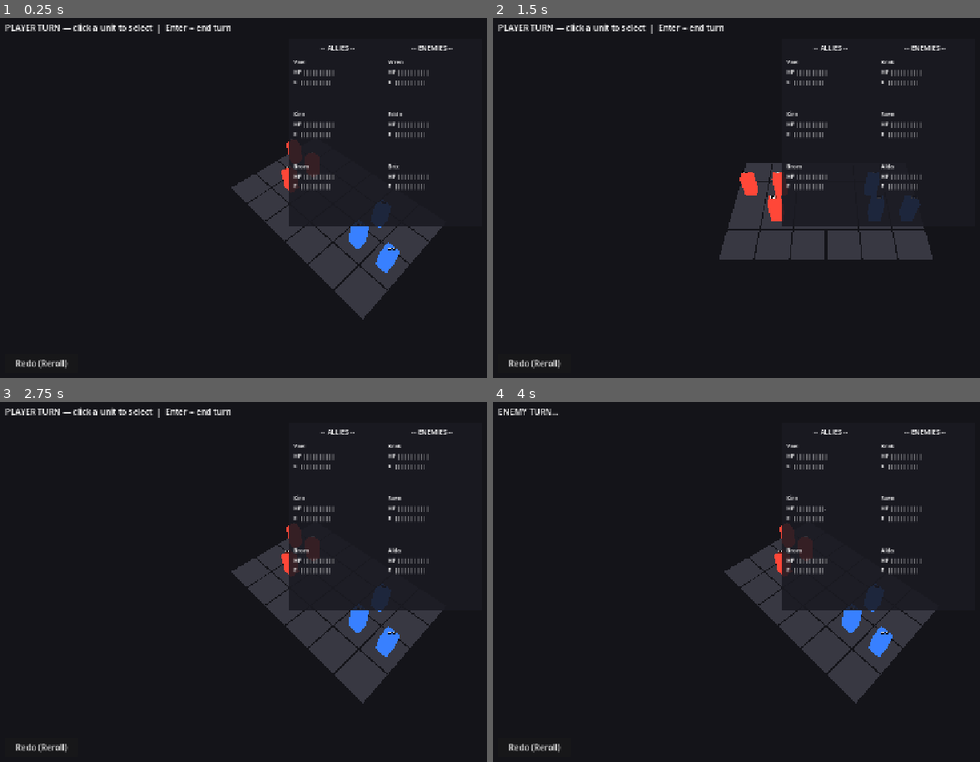
Above: before the commit, frames 1-4 (two rows, left to right).
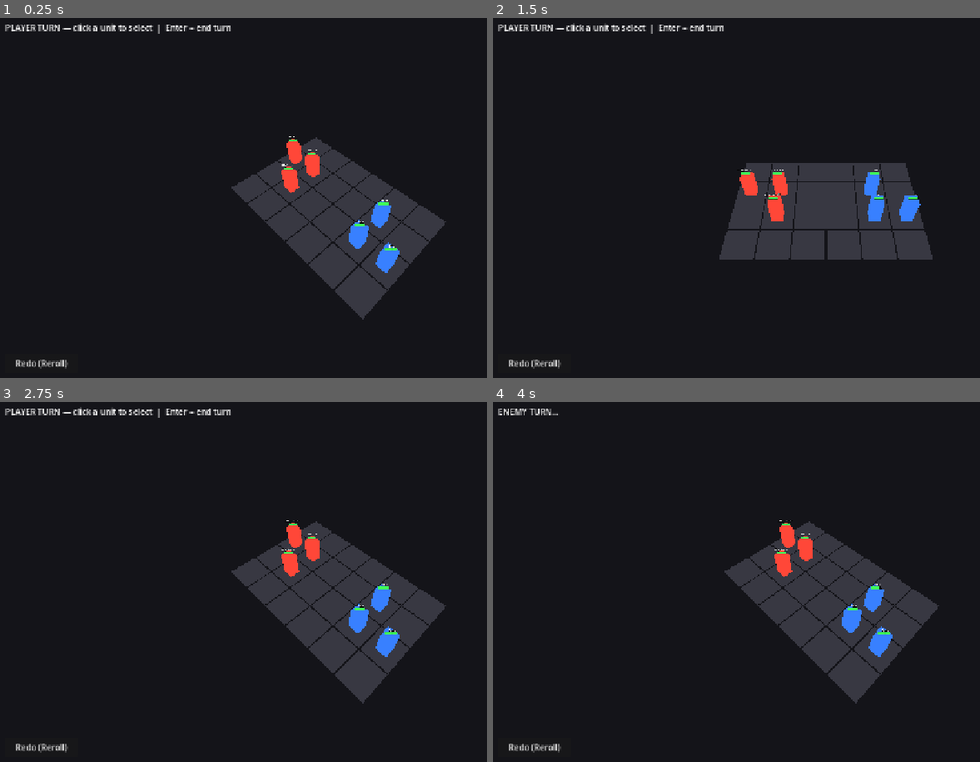
Above: after the commit, the same moments.

Repository: caleb-the-dev/RogueFinder
Game: Godot game, scene res://main.tscn
Two runs of this game, one before a commit and one after it. Both use one fixed random seed, a clock stepped at 60 frames per second and the inputs below.
Inputs (mouse positions are in pixels of both pictures, inside the frame that each line leads up to):
- Up to frame 1 (0.25 s): no input
- Up to frame 2 (1.5 s): click "Redo (Reroll)" at 0.5 s; tap A at 1.25 s; move the mouse to (970, 183) at 1.27 s; tap Q at 1.35 s; click (970, 183) at 1.42 s
- Up to frame 3 (2.75 s): tap Space at 1.52, 2.27 s; tap A at 2 s; move the mouse to (199, 607) at 2.02 s; hold A from 2.03 s (still down); tap E at 2.1 s
- Up to frame 4 (4 s): move the mouse to (892, 506) at 2.77 s; release A at 2.78 s; tap M at 2.85 s; tap A at 3.5 s; move the mouse to (794, 661) at 3.52 s; tap Enter at 3.6 s; click (794, 661) at 3.67 s; tap Space at 3.77 s

The runs differ from the first frame. In frame 1, 5.4% of the frame differs, in the area x 57-93%, y 7-65%; in frame 2, 5.3%; in frame 3, 5.4%; in frame 4, 5.4%.

Commit message:
Apply playtest feedback: RogueFinder archetype, HP bars, diagonal movement, HUD removal
- ArchetypeLibrary: rename player_custom → RogueFinder; enemies get empty
  character_name (archetype displayed above head by Unit3D); player allies
  auto-named from flavor pool (is_player=true with no explicit name)
- Unit3D: add floating HP bar (color-coded green/yellow/red, 8-block bar);
  display archetype label above head when character_name is empty
- Grid3D: diagonal movement costs 1.5 instead of 1.0 (formula:
  max(dx,dy) + min(dx,dy)*0.5); straight speed unchanged
- CombatManager3D: remove HUD (StatPanel replaces it); player slot 0 is
  RogueFinder PC, slots 1-2 are random allied archetypes auto-named
- StatPanel: move panel position up (y=44 → y=8); show archetype in header
  when character_name is empty
- Tests: update auto-name tests to reflect new enemy (empty) vs ally (pooled)
  naming behavior

Co-Authored-By: Claude Sonnet 4.6 <noreply@anthropic.com>

Diff:
--- a/rogue-finder/resources/CombatantData.gd
+++ b/rogue-finder/resources/CombatantData.gd
@@ -16,7 +16,7 @@
 
 @export var character_name: String  = "Unit"
 ## Key into ArchetypeLibrary.ARCHETYPES. Determines allowed class, backgrounds,
-## artwork, and attribute ranges. "player_custom" is reserved for the player character.
+## artwork, and attribute ranges. "RogueFinder" is reserved for the player character.
 @export var archetype_id: String    = "generic"
 @export var is_player_unit: bool    = false
 
--- a/rogue-finder/scripts/combat/CombatManager3D.gd
+++ b/rogue-finder/scripts/combat/CombatManager3D.gd
@@ -26,7 +26,6 @@
 var _grid: Grid3D                 = null
 var _camera_rig: CameraController = null
 var _qte_bar: QTEBar              = null
-var _hud: HUD                     = null
 var _stat_panel: StatPanel        = null
 var _status_label: Label          = null
 
@@ -38,7 +37,6 @@
 	_setup_grid()
 	_setup_units()
 	_setup_ui()
-	_refresh_hud()
 	_update_status()
 
 func _setup_environment() -> void:
@@ -68,38 +66,44 @@
 func _setup_units() -> void:
 	var unit_scene: PackedScene = preload("res://scenes/combat/Unit3D.tscn")
 
-	# --- Player units ---
-	# Named characters with archetype "player_custom"; attributes randomized within wide ranges.
-	var player_defs: Array = [
-		{ "name": "Vael", "pos": Vector2i(1, 1) },
-		{ "name": "Kira", "pos": Vector2i(1, 2) },
-		{ "name": "Brom", "pos": Vector2i(0, 1) },
-	]
-	for def in player_defs:
-		var cd: CombatantData = ArchetypeLibrary.create("player_custom", def["name"], true)
+	# --- Player unit 0: The RogueFinder (PC) ---
+	# Always uses the "RogueFinder" archetype with a fixed name. One per party.
+	var pc_cd: CombatantData = ArchetypeLibrary.create("RogueFinder", "Vael", true)
+	var pc: Unit3D = unit_scene.instantiate()
+	add_child(pc)
+	pc.setup(pc_cd, Vector2i(1, 1))
+	pc.global_position = _grid.grid_to_world(Vector2i(1, 1))
+	_grid.set_occupied(Vector2i(1, 1), pc)
+	pc.unit_died.connect(_on_unit_died)
+	_player_units.append(pc)
+
+	# --- Player units 1-2: Allies (random archetype, auto-named from flavor pool) ---
+	var ally_archetypes: Array[String] = ["archer_bandit", "grunt", "alchemist", "elite_guard"]
+	var ally_positions: Array[Vector2i] = [Vector2i(1, 2), Vector2i(0, 1)]
+	for pos in ally_positions:
+		var arch: String = ally_archetypes[randi() % ally_archetypes.size()]
+		# character_name="" + is_player=true → auto-named from the archetype's flavor pool
+		var cd: CombatantData = ArchetypeLibrary.create(arch, "", true)
 		var unit: Unit3D = unit_scene.instantiate()
 		add_child(unit)
-		unit.setup(cd, def["pos"])
-		unit.global_position = _grid.grid_to_world(def["pos"])
-		_grid.set_occupied(def["pos"], unit)
+		unit.setup(cd, pos)
+		unit.global_position = _grid.grid_to_world(pos)
+		_grid.set_occupied(pos, unit)
 		unit.unit_died.connect(_on_unit_died)
 		_player_units.append(unit)
 
 	# --- Enemy units ---
-	# Each slot draws a random archetype from the pool, so the enemy composition
-	# changes every reload. This gives wide stat variation for testing.
+	# character_name="" + is_player=false → empty; Unit3D shows archetype label above head.
 	var enemy_archetypes: Array[String] = ["archer_bandit", "grunt", "alchemist", "elite_guard"]
-	var enemy_positions: Array = [
-		Vector2i(4, 1), Vector2i(5, 2), Vector2i(4, 2),
-	]
-	for i in range(enemy_positions.size()):
+	var enemy_positions: Array[Vector2i] = [Vector2i(4, 1), Vector2i(5, 2), Vector2i(4, 2)]
+	for pos in enemy_positions:
 		var arch: String = enemy_archetypes[randi() % enemy_archetypes.size()]
 		var cd: CombatantData = ArchetypeLibrary.create(arch, "", false)
 		var unit: Unit3D = unit_scene.instantiate()
 		add_child(unit)
-		unit.setup(cd, enemy_positions[i])
-		unit.global_position = _grid.grid_to_world(enemy_positions[i])
-		_grid.set_occupied(enemy_positions[i], unit)
+		unit.setup(cd, pos)
+		unit.global_position = _grid.grid_to_world(pos)
+		_grid.set_occupied(pos, unit)
 		unit.unit_died.connect(_on_unit_died)
 		_enemy_units.append(unit)
 
@@ -107,9 +111,6 @@
 	_qte_bar = preload("res://scenes/combat/QTEBar.tscn").instantiate()
 	add_child(_qte_bar)
 	_qte_bar.qte_resolved.connect(_on_qte_resolved)
-
-	_hud = preload("res://scenes/ui/HUD.tscn").instantiate()
-	add_child(_hud)
 
 	# Stat panel (left side) — shown when a unit is selected
 	_stat_panel = StatPanel.new()
@@ -281,7 +282,6 @@
 		_attack_target.take_damage(dmg)
 		_camera_rig.trigger_shake()
 
-	_refresh_hud()
 	_attack_target = null
 
 	# Don't override a WIN/LOSE state that take_damage may have set
@@ -317,7 +317,6 @@
 	for unit in _enemy_units:
 		unit.regen_energy()
 		unit.reset_turn()
-	_refresh_hud()
 	state = CombatState.PLAYER_TURN
 	_update_status()
 
@@ -343,7 +342,6 @@
 
 		target.take_damage(dmg)
 		_camera_rig.trigger_shake()
-		_refresh_hud()
 
 		if state == CombatState.WIN or state == CombatState.LOSE:
 			return
@@ -354,7 +352,6 @@
 
 func _on_unit_died(unit: Unit3D) -> void:
 	_grid.clear_occupied(unit.grid_pos)
-	_refresh_hud()
 	_check_win_lose()
 
 func _check_win_lose() -> void:
@@ -387,11 +384,7 @@
 	var acc_mult: float  = clampf(accuracy, 0.1, 1.0)
 	return maxi(1, roundi(float(atk) * stat_mult * acc_mult))
 
-## --- HUD + Status ---
-
-func _refresh_hud() -> void:
-	if _hud:
-		_hud.refresh(_player_units, _enemy_units)
+## --- Status ---
 
 func _update_status() -> void:
 	if not _status_label:
--- a/rogue-finder/scripts/combat/Grid3D.gd
+++ b/rogue-finder/scripts/combat/Grid3D.gd
@@ -82,14 +82,19 @@
 ## --- Movement Range ---
 
 func get_move_range(origin: Vector2i, speed: int) -> Array[Vector2i]:
+	# Diagonal movement costs 1.5 (straight = 1.0, diagonal = 1.5).
+	# Formula: cost = max(dx, dy) + min(dx, dy) * 0.5
+	# Example: speed 3 → 3 straight, 2 diagonal, or 1 straight + 1 diagonal (cost 2.5).
 	var result: Array[Vector2i] = []
 	for row in range(ROWS):
 		for col in range(COLS):
 			var p := Vector2i(col, row)
 			if p == origin:
 				continue
-			var dist: int = abs(p.x - origin.x) + abs(p.y - origin.y)
-			if dist <= speed and not is_occupied(p):
+			var dx: int   = abs(p.x - origin.x)
+			var dy: int   = abs(p.y - origin.y)
+			var cost: float = float(maxi(dx, dy)) + float(mini(dx, dy)) * 0.5
+			if cost <= float(speed) and not is_occupied(p):
 				result.append(p)
 	return result
 
--- a/rogue-finder/scripts/combat/Unit3D.gd
+++ b/rogue-finder/scripts/combat/Unit3D.gd
@@ -21,11 +21,12 @@
 const BOX_SIZE: Vector3     = Vector3(0.7, 1.6, 0.7)
 const BOX_HALF_HEIGHT: float = 0.8   # BOX_SIZE.y / 2 — keeps feet at y = 0
 
-var _mesh: MeshInstance3D       = null
+var _mesh: MeshInstance3D           = null
 var _selection_ring: MeshInstance3D = null
-var _label: Label3D             = null
+var _label: Label3D                 = null
+var _hp_bar: Label3D                = null
 var _body_mat: StandardMaterial3D   = null  # kept for hit-flash restore
-var _base_color: Color          = Color.WHITE
+var _base_color: Color              = Color.WHITE
 
 func _ready() -> void:
 	_build_visuals()
@@ -65,12 +66,20 @@
 
 	# --- Name label (billboard, above the box) ---
 	_label = Label3D.new()
-	_label.position    = Vector3(0.0, BOX_SIZE.y + 0.3, 0.0)
-	_label.font_size   = 28
-	_label.billboard   = BaseMaterial3D.BILLBOARD_ENABLED
+	_label.position      = Vector3(0.0, BOX_SIZE.y + 0.5, 0.0)
+	_label.font_size     = 28
+	_label.billboard     = BaseMaterial3D.BILLBOARD_ENABLED
 	_label.no_depth_test = true
-	_label.modulate    = Color.WHITE
+	_label.modulate      = Color.WHITE
 	add_child(_label)
+
+	# --- HP bar (billboard, between name and box top) ---
+	_hp_bar = Label3D.new()
+	_hp_bar.position      = Vector3(0.0, BOX_SIZE.y + 0.2, 0.0)
+	_hp_bar.font_size     = 18
+	_hp_bar.billboard     = BaseMaterial3D.BILLBOARD_ENABLED
+	_hp_bar.no_depth_test = true
+	add_child(_hp_bar)
 
 ## --- Public API ---
 
@@ -130,9 +139,29 @@
 	if not is_node_ready():
 		return
 	if _label and data:
-		_label.text = data.unit_name
+		# Enemies with no character_name show their archetype label instead
+		if data.character_name != "":
+			_label.text = data.character_name
+		else:
+			_label.text = data.archetype_id.replace("_", " ").capitalize()
+	if _hp_bar and data:
+		_refresh_hp_bar()
 	_update_base_color()
 	_apply_base_color()
+
+func _refresh_hp_bar() -> void:
+	var ratio: float = float(current_hp) / float(data.hp_max) if data.hp_max > 0 else 0.0
+	var filled: int  = roundi(ratio * 8.0)
+	var bar := ""
+	for i in range(8):
+		bar += "█" if i < filled else "░"
+	_hp_bar.text = bar
+	if ratio > 0.66:
+		_hp_bar.modulate = Color(0.25, 1.0, 0.35)   # green
+	elif ratio > 0.33:
+		_hp_bar.modulate = Color(1.0, 0.85, 0.15)   # yellow
+	else:
+		_hp_bar.modulate = Color(1.0, 0.25, 0.22)   # red
 
 func _update_base_color() -> void:
 	if not is_alive:
--- a/rogue-finder/scripts/globals/ArchetypeLibrary.gd
+++ b/rogue-finder/scripts/globals/ArchetypeLibrary.gd
@@ -25,8 +25,8 @@
 ## "qte_range"      : [min, max] float  — enemy-only auto-accuracy
 
 const ARCHETYPES: Dictionary = {
-	## Player character — fully custom; ranges are wide to allow interesting variety.
-	"player_custom": {
+	## RogueFinder — the player character. One per party; wide ranges for variety.
+	"RogueFinder": {
 		"class":          "Custom",
 		"artwork_idle":   "",
 		"artwork_attack": "",
@@ -103,9 +103,10 @@
 }
 
 ## --- Flavor name pools ---
-## Used when no character_name is supplied (unnamed NPC encounters).
+## Used when is_player=true and no character_name is supplied (party allies auto-named).
+## Enemies (is_player=false) are never auto-named — they show their archetype above their head.
 const _NAME_POOLS: Dictionary = {
-	"player_custom": ["Hero"],
+	"RogueFinder":  ["Hero"],
 	"archer_bandit": ["Kale", "Sora", "Wren", "Dax", "Mira", "Fenn"],
 	"grunt":         ["Brak", "Mord", "Thug", "Krak", "Uge", "Dorn"],
 	"alchemist":     ["Finch", "Alda", "Quill", "Senna", "Pip", "Loris"],
@@ -158,11 +159,15 @@
 	data.armor_defense  = rng.randi_range(def["armor_range"][0], def["armor_range"][1])
 	data.qte_resolution = rng.randf_range(def["qte_range"][0], def["qte_range"][1])
 
-	# Name: provided override, or draw from flavor pool
+	# Name: explicit override always wins.
+	# Player units with no name get one from the flavor pool.
+	# Enemy units with no name stay empty — Unit3D will show the archetype label instead.
 	if character_name != "":
 		data.character_name = character_name
-	else:
+	elif is_player:
 		var pool: Array = _NAME_POOLS.get(archetype_id, ["Unit"])
 		data.character_name = pool[rng.randi_range(0, pool.size() - 1)]
+	else:
+		data.character_name = ""
 
 	return data
--- a/rogue-finder/scripts/ui/StatPanel.gd
+++ b/rogue-finder/scripts/ui/StatPanel.gd
@@ -21,7 +21,7 @@
 func _build_ui() -> void:
 	_panel = ColorRect.new()
 	_panel.color    = Color(0.05, 0.06, 0.12, 0.95)
-	_panel.position = Vector2(10.0, 44.0)
+	_panel.position = Vector2(10.0, 8.0)
 	_panel.size     = Vector2(272.0, 600.0)
 	add_child(_panel)
 
@@ -61,7 +61,9 @@
 	var lines: PackedStringArray = []
 
 	# -- Identity --
-	lines.append("=== %s ===" % d.character_name)
+	var display_name: String = d.character_name if d.character_name != "" \
+		else d.archetype_id.replace("_", " ").capitalize()
+	lines.append("=== %s ===" % display_name)
 	lines.append("Archetype:  %s" % d.archetype_id.replace("_", " ").capitalize())
 	lines.append("Class:      %s" % d.unit_class)
 	lines.append("Background: %s" % _or_empty(d.background))
--- a/rogue-finder/tests/test_combatant_data.gd
+++ b/rogue-finder/tests/test_combatant_data.gd
@@ -22,7 +22,8 @@
 	test_archetype_elite_guard_armor_range()
 	test_archetype_unknown_falls_back_to_grunt()
 	test_archetype_name_override()
-	test_archetype_auto_name_from_pool()
+	test_archetype_enemy_name_empty()
+	test_archetype_ally_auto_name_from_pool()
 	print("=== All CombatantData tests passed ===")
 
 ## --- Derived Stat Tests ---
@@ -147,10 +148,20 @@
 		"character_name override should be 'Claude', got %s" % d.character_name)
 	print("  PASS test_archetype_name_override")
 
-func test_archetype_auto_name_from_pool() -> void:
+func test_archetype_enemy_name_empty() -> void:
+	# Enemies (is_player=false) with no explicit name should have an empty character_name.
+	# Unit3D will display the archetype label above their head instead.
+	for i in range(10):
+		var d: CombatantData = ArchetypeLibrary.create("grunt")
+		assert(d.character_name == "",
+			"enemy grunt with no name should be empty, got '%s'" % d.character_name)
+	print("  PASS test_archetype_enemy_name_empty")
+
+func test_archetype_ally_auto_name_from_pool() -> void:
+	# Player allies (is_player=true) with no explicit name draw from the flavor pool.
 	var grunt_names: Array = ["Brak", "Mord", "Thug", "Krak", "Uge", "Dorn"]
 	for i in range(20):
-		var d: CombatantData = ArchetypeLibrary.create("grunt")
+		var d: CombatantData = ArchetypeLibrary.create("grunt", "", true)
 		assert(d.character_name in grunt_names,
-			"auto name '%s' is not in grunt name pool" % d.character_name)
-	print("  PASS test_archetype_auto_name_from_pool")
+			"ally grunt auto name '%s' is not in grunt name pool" % d.character_name)
+	print("  PASS test_archetype_ally_auto_name_from_pool")
